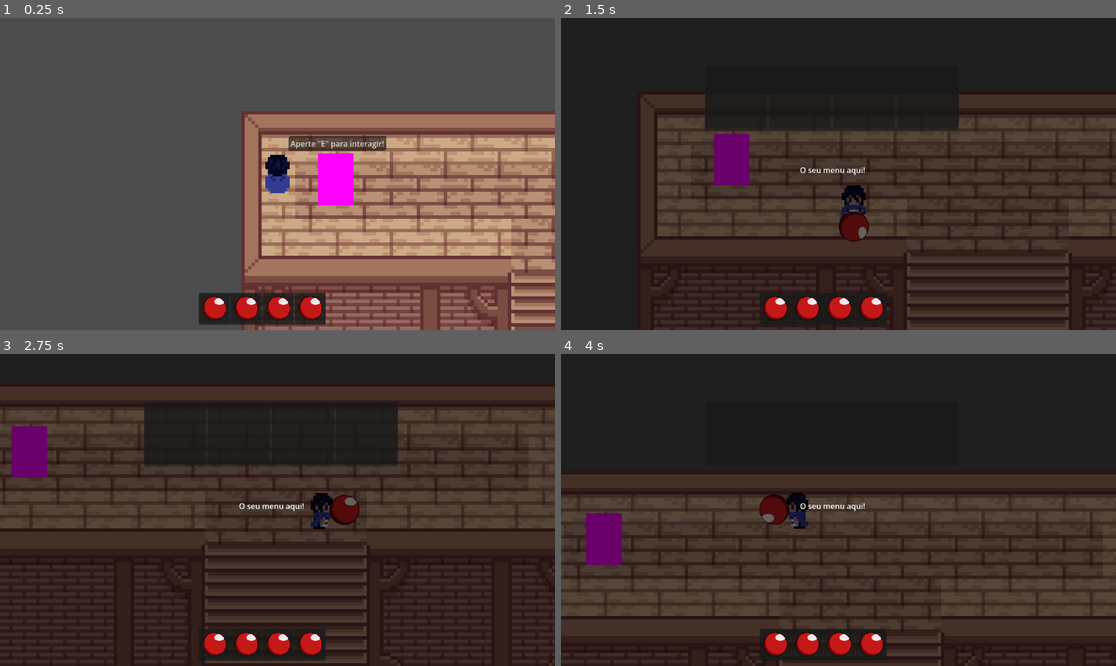
Above: before the commit, frames 1-4 (two rows, left to right).
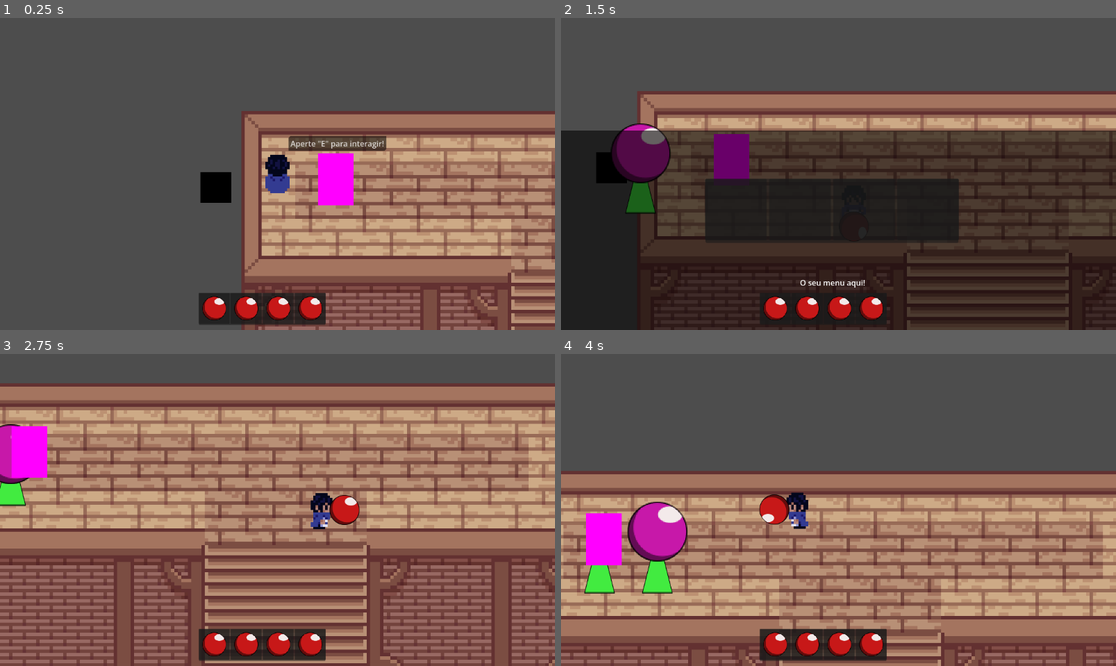
Above: after the commit, the same moments.

Repository: Prakinha/Alquimia
Game: Godot game, scene res://itens/cenajogo.tscn
Two runs of this game, one before a commit and one after it. Both use one fixed random seed, a clock stepped at 60 frames per second and the inputs below. The engine's default icon, where the game draws it, is replaced by a stand-in: a white triangle on a blue panel in a dark square.
Inputs:
- Up to frame 1 (0.25 s): no input
- Up to frame 2 (1.5 s): tap E at 0.5, 1.25 s; hold Right (ui_right) 0.53-1.28 s; tap 1 at 0.6 s; hold Down (ui_down) from 1.28 s (still down); tap 2 at 1.35 s
- Up to frame 3 (2.75 s): release Down (ui_down) at 2.03 s; hold Right (ui_right) from 2.03 s (still down); tap 3 at 2.1 s
- Up to frame 4 (4 s): release Right (ui_right) at 2.78 s; hold Up (ui_up) 2.78-3.53 s; tap 4 at 2.85 s; hold Left (ui_left) from 3.53 s (still down); tap F at 3.6 s

The runs differ from the first frame. In frame 1, 0.6% of the frame differs, in the area x 36-42%, y 49-60%; in frame 2, 46%; in frame 3, 98%, in the area x 0-100%, y 0-100%; in frame 4, 98%.

Commit message:
Mudei dinamica das placas

Diff:
--- a/WWpasta/WWmiscelaneous/placa.gd
+++ b/WWpasta/WWmiscelaneous/placa.gd
@@ -23,10 +23,12 @@
 
 func _on_body_exited(body: Node2D) -> void:
 	if body is PlayerCharacter:
-
 		if animacao_fade and animacao_fade.is_running():
 			animacao_fade.kill()
 
 		animacao_fade = create_tween()
+		animacao_fade.tween_property(texto, "modulate:a", 0.0, 0.3)
 
-		animacao_fade.tween_property(texto, "modulate:a", 0.0, 0.3)
+		var maquina = get_parent()
+		if maquina.menu_aberto == true:
+			maquina.SubirOMenu()
--- a/itens/cenajogo.tscn
+++ b/itens/cenajogo.tscn
@@ -19,7 +19,6 @@
 position = Vector2(72, 2)
 
 [node name="Esteira" parent="." unique_id=912511156 instance=ExtResource("2_536ej")]
-visible = false
 position = Vector2(-88, -2)
 arrayDeItensPossiveis = Array[ExtResource("4_3kam1")]([ExtResource("5_jpfkd"), ExtResource("6_kgfak"), ExtResource("7_fxf81"), null])
 
